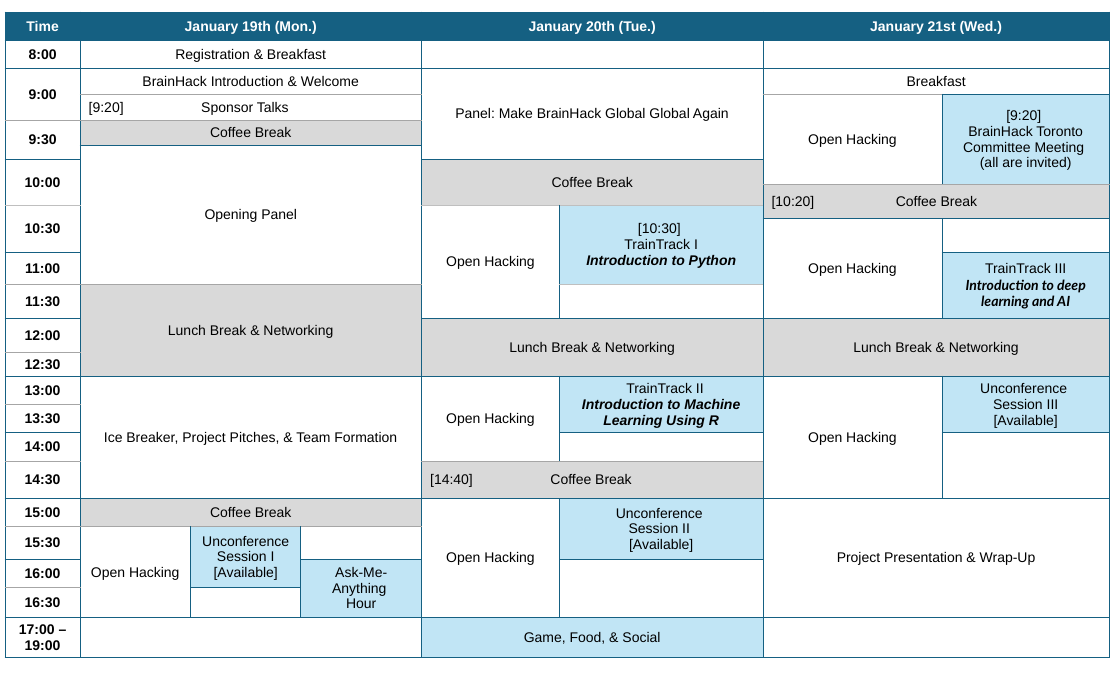
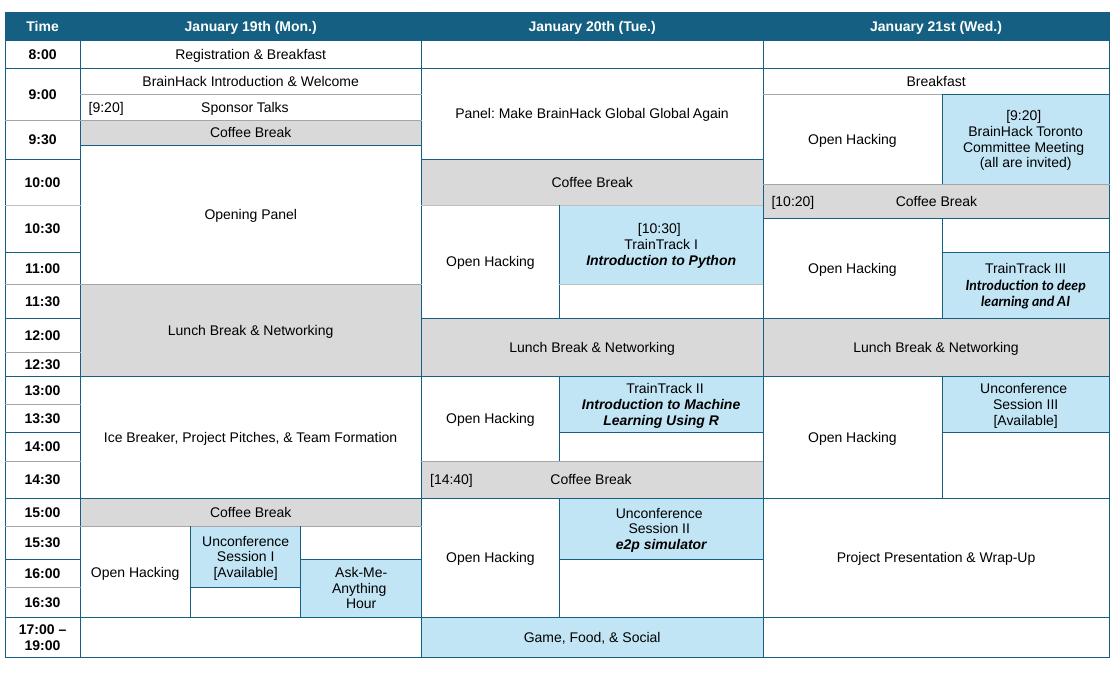
Before and after one commit to brainhackto/brainhack-toronto-01-2026, a slide deck: slide 1 of images/Schedule2026.pptx. Drawn at 1120x689 pixels with LibreOffice and Linux fonts; fonts in the diff are those of the drawing. Boxes give left, top, right and bottom in pixels: in the first picture for what was removed or moved away, otherwise in the second. Text is boxed around its words. In the diff, an @@ line names an element or a change of style, - is before the commit and + after.

```diff
--- a/images/Schedule2026.pptx
+++ b/images/Schedule2026.pptx
@@ table at box(5, 12, 1108, 664) @@
-row 19, column 6: Unconference Session II [Available]
+row 19, column 6: Unconference Session II e2p simulator
```
Also in this commit, not shown: 1 other file.
